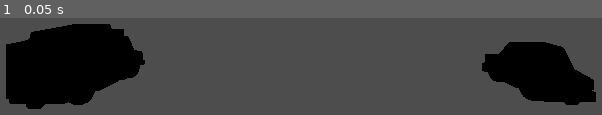
Above: before the commit, frame 1.
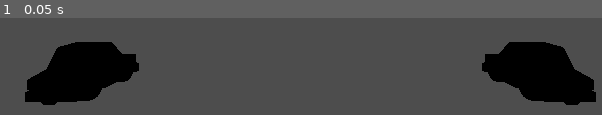
Above: after the commit, the same moment.

Repository: ethanbaedke/Race-Down-Roosevelt
Game: Godot game, scene res://race/race.tscn
The game is run twice, just before and just after one commit, with the same random seed, the same clock (stepped at 60 frames per second) and the same inputs.
Inputs:
- Up to frame 1 (0.05 s): no input

The runs differ from the first frame. In frame 1, 7.2% of the frame differs, in the area x 0-25%, y 6-94%.

Commit message:
Fixed random vehicle log output not matching selected random vehicle

Diff:
--- a/race-down-roosevelt/race/race.gd
+++ b/race-down-roosevelt/race/race.gd
@@ -61,7 +61,7 @@
 			var racer_name:String = racer.name
 			var vehicle_name:String = vehicle_scene.get_state().get_node_name(0)
 			RdrLogger.log(self, "Assigning random vehicle to " + racer_name + ": " + vehicle_name + ".")
-			racer.vehicle = Globals.get_random_racer_vehicle()
+			racer.vehicle = vehicle_scene
 
 	RdrLogger.log(self, "Race parameter validation finished.")
 
